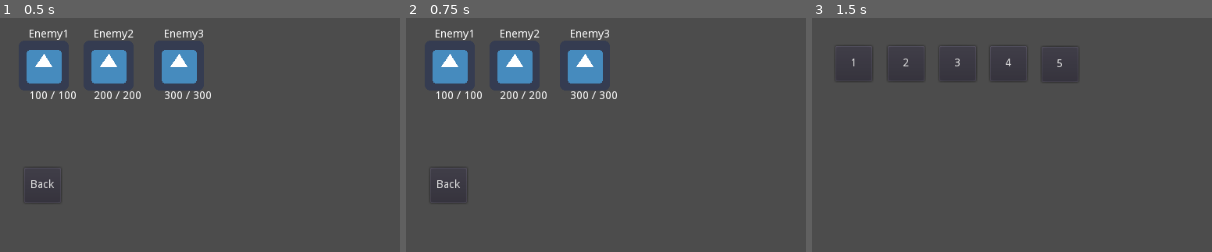
Above: before the commit, frames 1-3 (left to right).
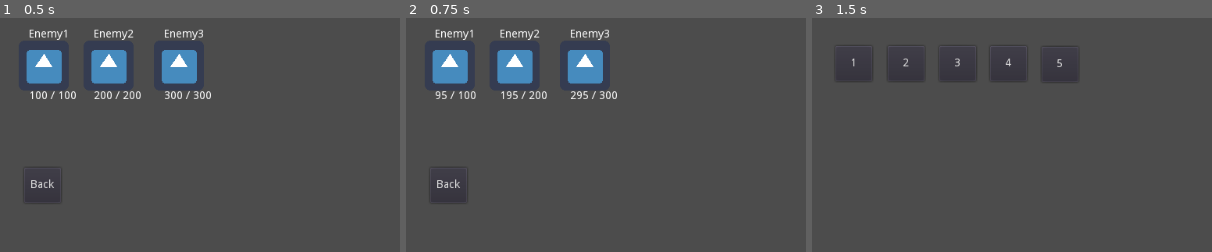
Above: after the commit, the same moments.

Repository: jiro4989/godot_practice
Game: Godot game, scene res://src/s005_enemy_ui/scene.tscn
Same seed, same stepped clock (60 frames per second), same inputs: the game is played once before the commit and once after it. This scene is started directly instead of the project's main scene. The engine's default icon, where the game draws it, is replaced by a stand-in: a white triangle on a blue panel in a dark square.
Inputs (mouse positions are % of the whole screen's width and height, from its top left):
- Up to frame 1 (0.5 s): no input
- Up to frame 2 (0.75 s): tap Enter at 0.5 s; move the mouse to (72, 45) at 0.52 s; hold Right (ui_right) from 0.53 s (still down); click (72, 45) at 0.67 s
- Up to frame 3 (1.5 s): release Right (ui_right) at 1.25 s; click "Back" at 1.25 s
The pictures show only the part of the screen within x 0-50%, y 0-50%; the shares and areas given below are measured in that part.

Frame 1 is identical in both runs. In frame 2, 0.3% of the frame differs, in the area x 7-46%, y 31-35%; in frame 3, nothing differs.

Commit message:
一応クリックが反応するようにはなった

Diff:
--- a/src/s005_enemy_ui/enemy.gd
+++ b/src/s005_enemy_ui/enemy.gd
@@ -1,10 +1,8 @@
 extends Node2D
-
-signal add_damage
 
 export (String) var enemy_name
 export (int) var mhp
-var hp = 0
+onready var hp = 0
 
 onready var name_label = $NameLabel
 onready var hp_label = $HPLabel
@@ -18,12 +16,8 @@
 	hp_label.text = str(hp) + " / " + str(mhp)
 
 func add_damage(damage):
+	print("damage")
 	var point = hp - damage
 	if point < 0:
 		point = 0
 	hp = point
-
-
-func _on_Node2D_add_damage():
-	print("got damage")
-	add_damage(5)
--- a/src/s005_enemy_ui/enemy.tscn
+++ b/src/s005_enemy_ui/enemy.tscn
@@ -35,4 +35,4 @@
 texture = ExtResource( 1 )
 script = ExtResource( 3 )
 
-[connection signal="add_damage" from="." to="." method="_on_Node2D_add_damage"]
+[connection signal="add_damage" from="Icon" to="." method="add_damage"]
--- a/src/s005_enemy_ui/icon.gd
+++ b/src/s005_enemy_ui/icon.gd
@@ -1,5 +1,6 @@
 extends Sprite
 
+signal add_damage(damage)
 
 func _ready():
 	pass
@@ -13,4 +14,4 @@
 
 func on_click():
 	#print("Click")
-	emit_signal("add_damage")
+	emit_signal("add_damage", 5)
